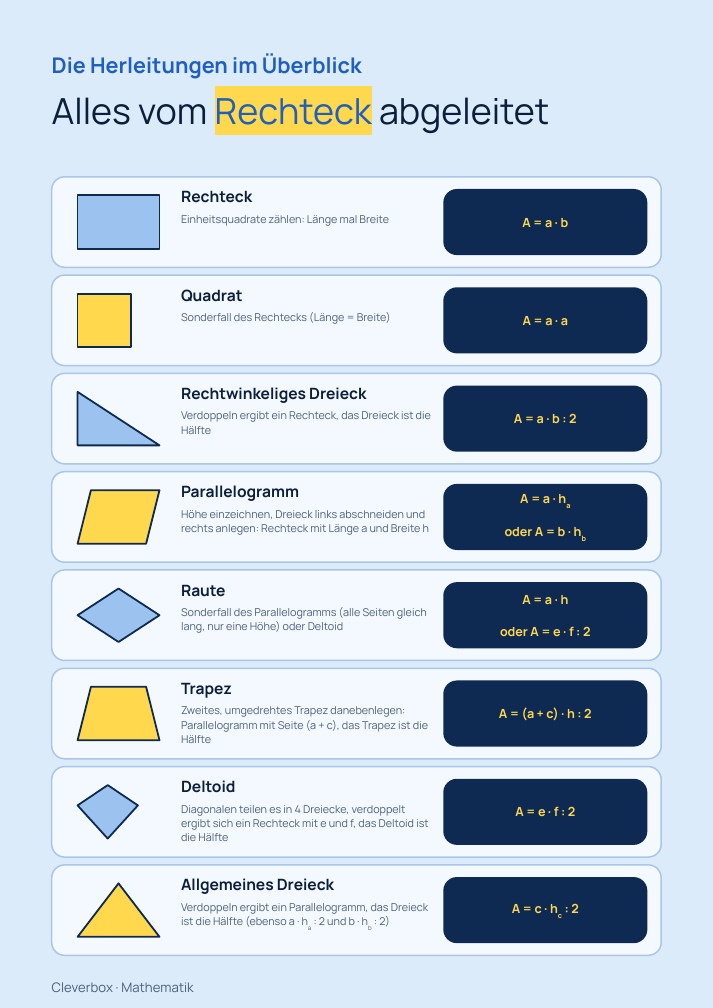
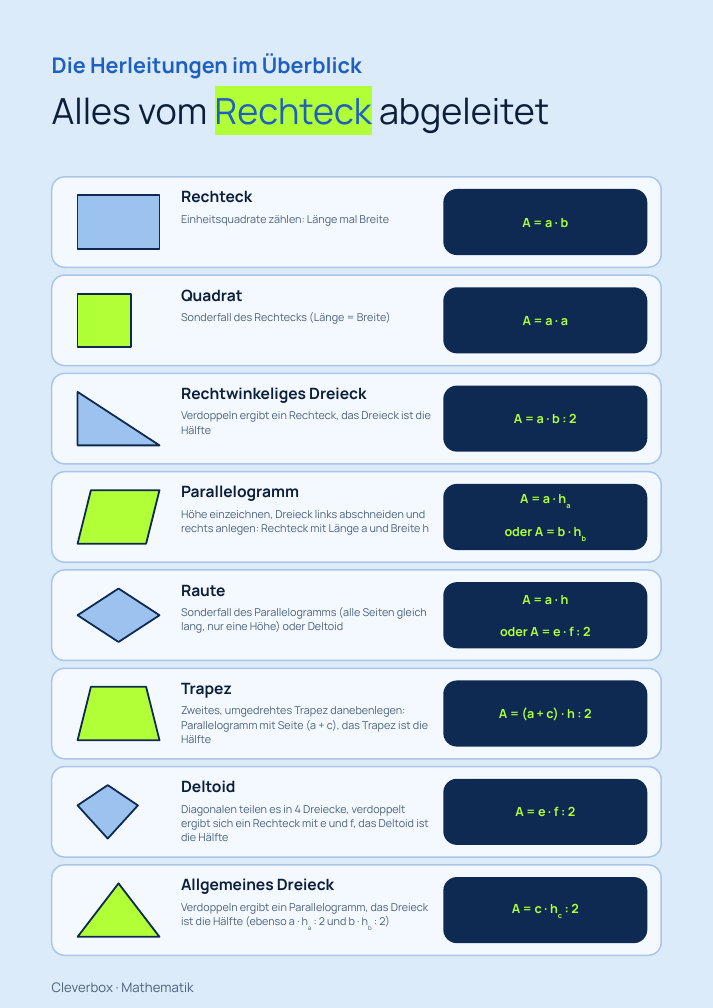
Before and after one commit to arminheske/claudecloud, a slide deck: slide 2 of videoslides/flaecheninhalt-zusammenfassung-a4.pptx. Drawn at 713x1008 pixels with LibreOffice and Linux fonts; fonts in the diff are those of the drawing. Boxes give left, top, right and bottom in pixels: in the first picture for what was removed or moved away, otherwise in the second. Text is boxed around its words. In the diff, an @@ line names an element or a change of style, - is before the commit and + after.

```diff
--- a/videoslides/flaecheninhalt-zusammenfassung-a4.pptx
+++ b/videoslides/flaecheninhalt-zusammenfassung-a4.pptx
@@ text "Alles vom Rechteck abgeleitet" at bbox=[52, 97, 549, 133]: highlight #FFD84D to #B1FF37 in "Rechteck" @@
@@ fill #FFD84D to #B1FF37 in 4 elements at bbox=[78, 293, 131, 347], bbox=[78, 490, 159, 543], bbox=[78, 686, 159, 740], bbox=[78, 883, 159, 936] @@
@@ text colour #FFD84D to #B1FF37 in 10 elements at bbox=[522, 218, 569, 227], bbox=[523, 316, 568, 325], bbox=[514, 413, 576, 423], bbox=[520, 494, 550, 503], bbox=[505, 527, 566, 536], bbox=[522, 595, 569, 604], bbox=[500, 626, 590, 636], bbox=[499, 707, 591, 720], bbox=[515, 806, 575, 816], bbox=[512, 904, 578, 913] @@
```
Also in this commit, not shown: 2 other slides changed.
